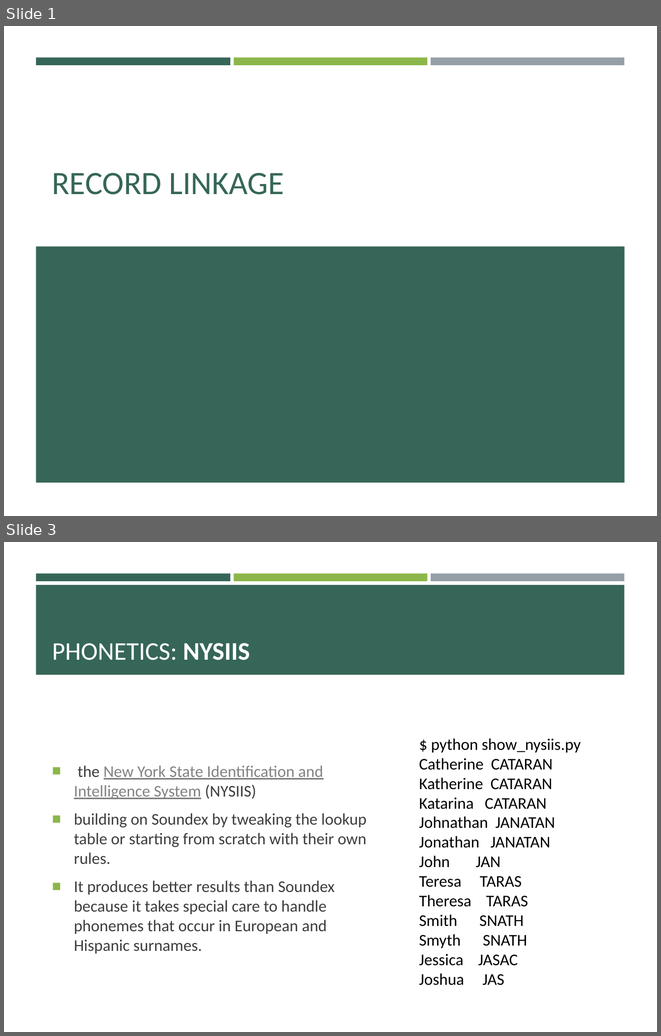
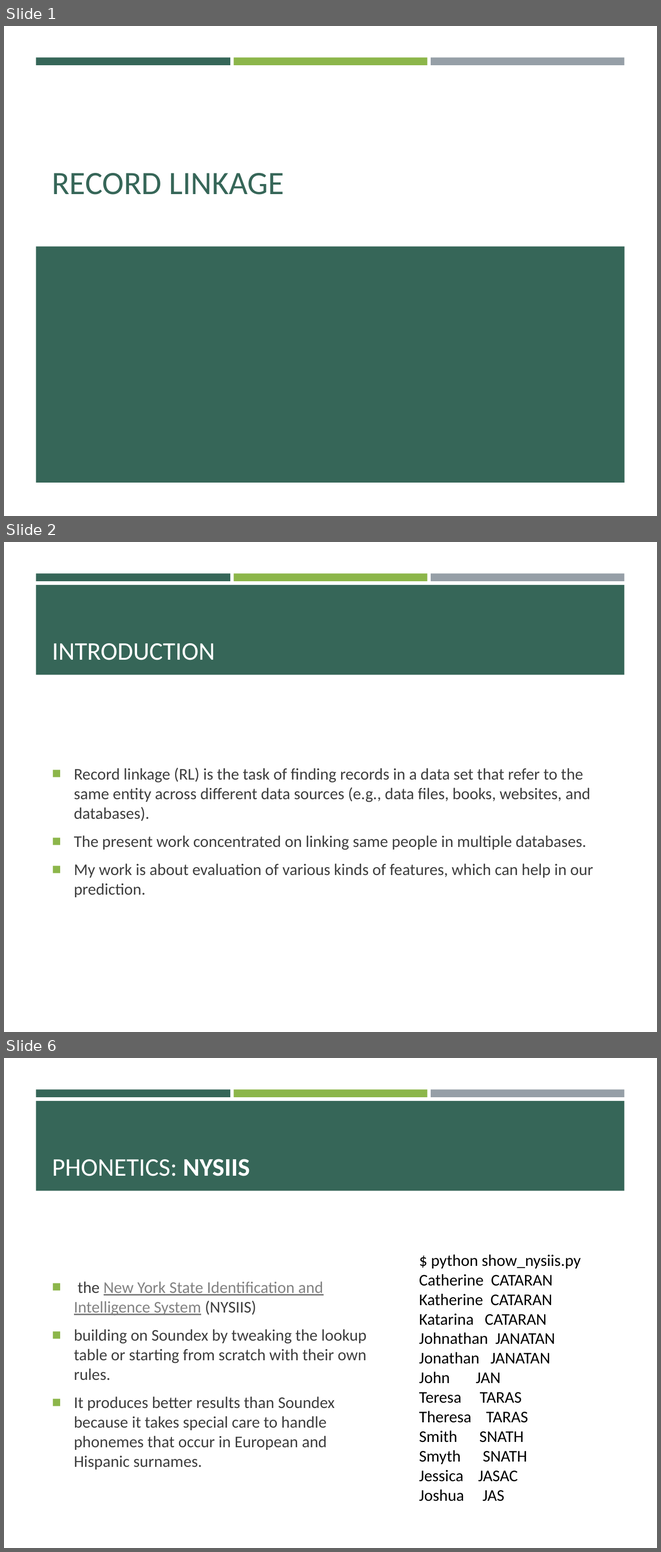
Before and after one commit to pulkitjain1004/autoRL, a slide deck: Record_Linkage.pptx. Shown one above the other, each under a label of ours: slides 1 and 3 before the commit, slides 1, 2 and 6 after it; the slides between them are not shown. The pictures are 661x1036 and 661x1552 pixels, drawn with LibreOffice and Linux fonts; fonts in the diff are those of the drawing. Boxes give left, top, right and bottom in pixels: in the first picture for what was removed or moved away, otherwise in the second. Text is boxed around its words. In the diff, an @@ line names an element or a change of style, - is before the commit and + after.

```diff
--- a/Record_Linkage.pptx
+++ b/Record_Linkage.pptx
@@ slide 2 added at [4, 542, 657, 1032], background #FFFFFF; not listed: 4 template elements that a slide beside it also shows @@
@@ title added at [52, 643, 215, 660], 28 pt, text #FFFFFF @@
+INTRODUCTION
@@ text added at [74, 767, 593, 897], 18 pt, text #3D3D3D @@
+■ Record linkage (RL) is the task of finding records in a data set that refer to the same entity across different data sources (e.g., data files, books, websites, and databases).
+■ The present work concentrated on linking same people in multiple databases.
+■ My work is about evaluation of various kinds of features, which can help in our prediction.
@@ what was slide 3 is now slide 6 @@
```
Also in this commit, not shown: 1 slide changed, 21 other slides added, 1 slide removed.
